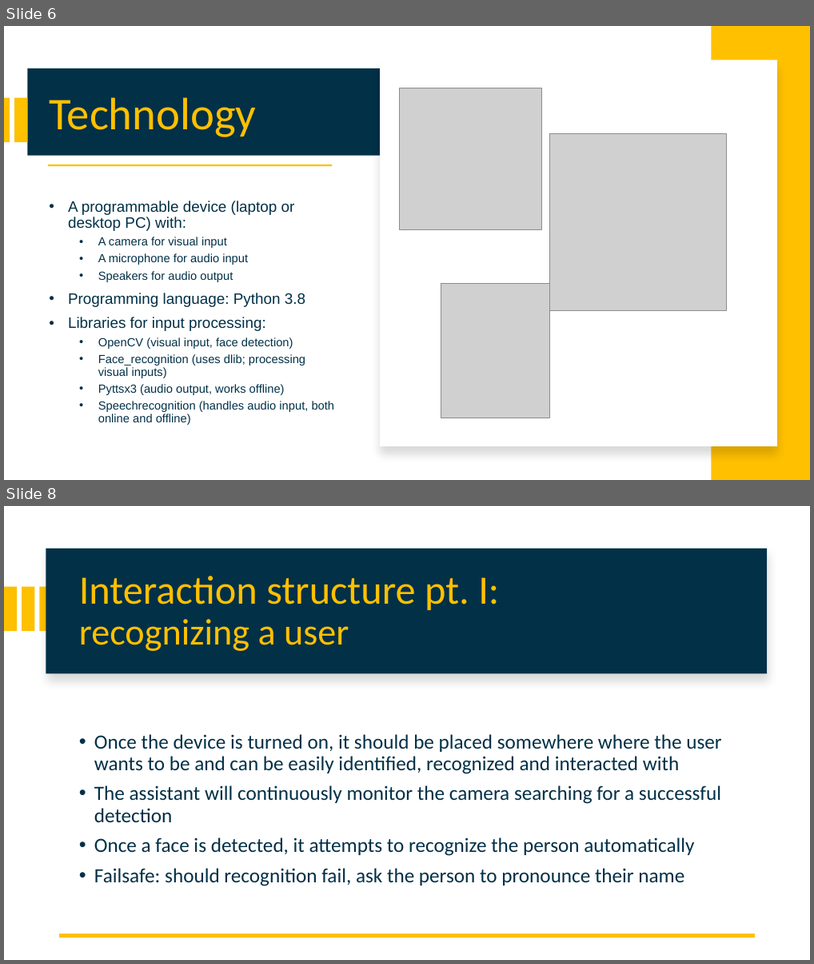
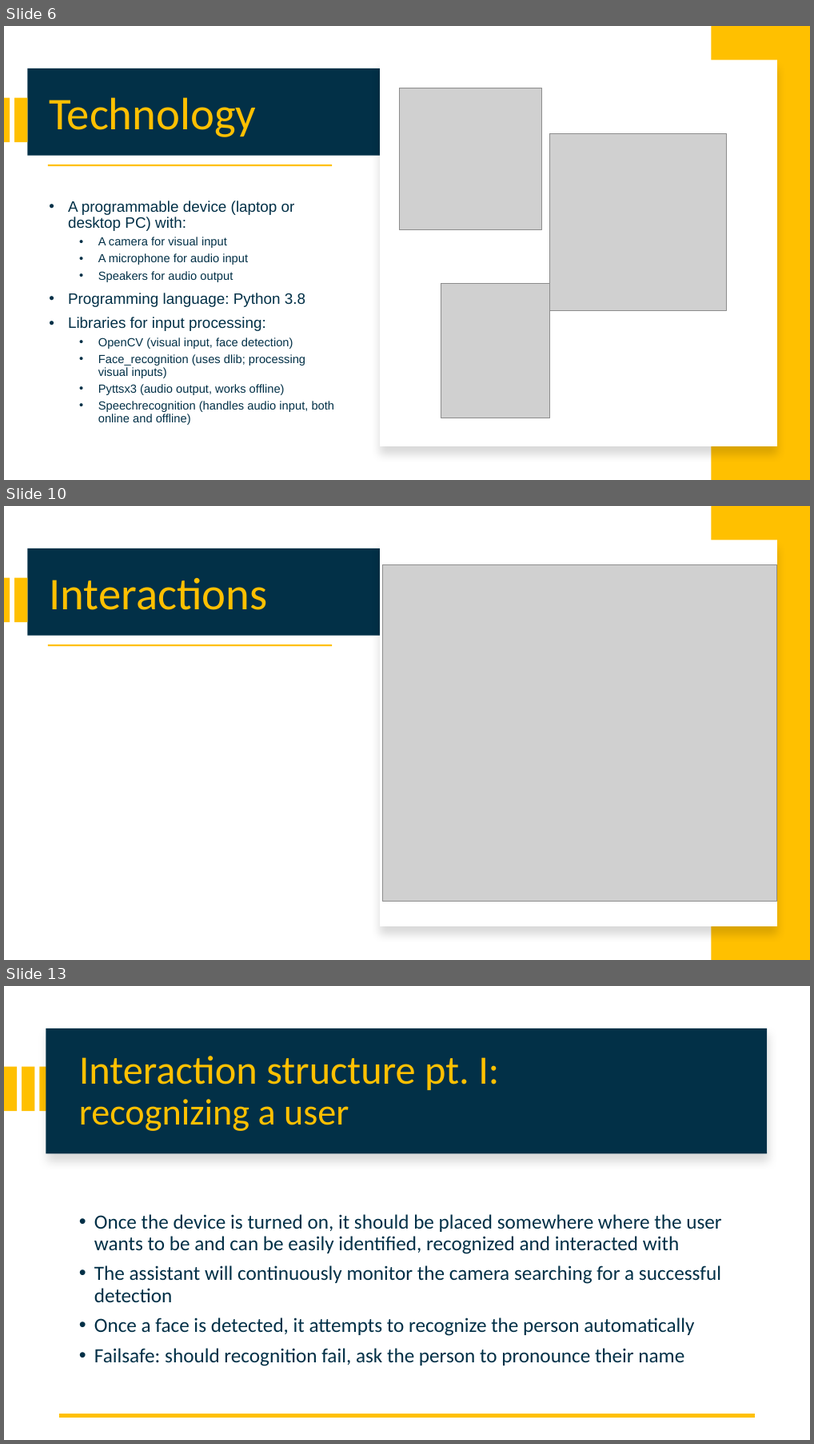
Before and after one commit to attennig/MultimodalMultiuserHomeAssistant, a slide deck: Multimodal personalized multiuser Home Assistant.pptx. Shown one above the other, each under a label of ours: slides 6 and 8 before the commit, slides 6, 10 and 13 after it; the slides between them are not shown. The pictures are 814x964 and 814x1444 pixels, drawn with LibreOffice and Linux fonts; fonts in the diff are those of the drawing; grey boxes stand for pictures. Boxes give left, top, right and bottom in pixels: in the first picture for what was removed or moved away, otherwise in the second. Text is boxed around its words. In the diff, an @@ line names an element or a change of style, - is before the commit and + after.

```diff
--- a/Multimodal personalized multiuser Home Assistant.pptx
+++ b/Multimodal personalized multiuser Home Assistant.pptx
@@ slide 10 added at <box>4,506,810,960</box>, background #FFFFFF @@
@@ rectangle added at <box>712,506,810,960</box>, fill #FFC000 @@
@@ rectangle added at <box>27,548,380,636</box>, fill #023047 @@
@@ rectangle added at <box>380,540,778,926</box>, fill #FFFFFF @@
@@ rectangle added at <box>4,577,10,622</box>, fill #FFC000 @@
@@ rectangle added at <box>14,577,27,622</box>, fill #FFC000 @@
@@ picture added at <box>382,564,778,902</box> @@
@@ title added at <box>49,578,267,610</box>, 54 pt, text #FFC000 @@
+Interactions
@@ rectangle added at <box>48,644,333,646</box>, fill #FFC000 @@
@@ what was slide 8 is now slide 13 @@
```
Also in this commit, not shown: 2 slides changed, 5 other slides added.
